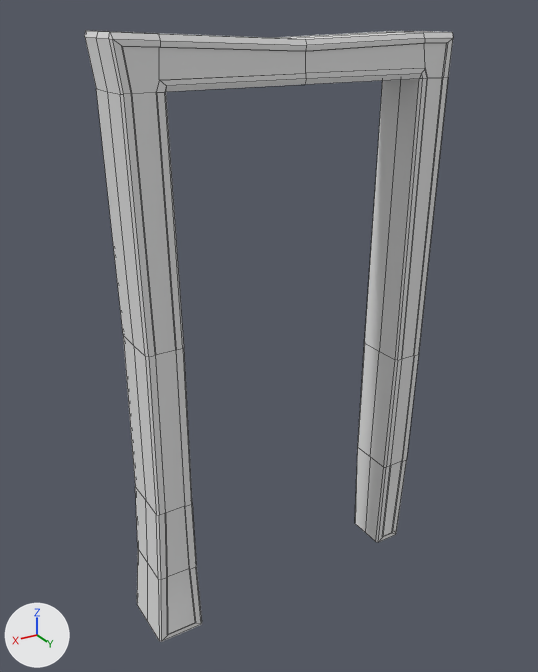
Renders of the FBX model _ART/Models/Generic/SM_DoorFrame.fbx from each side of a commit.
The view is the same before and after, from a 50 mm camera at (3.61, 5.7, 5.73) aimed at (0.14, -0.08, 2.84). The axes (+X, +Y, +Z) are drawn at lower left. The lights are the same throughout. Mesh edges are drawn as thin lines. Where no turn or scale is listed for an object, it has been applied to the vertices.

The first picture shows 'SM_DoorFrame'.
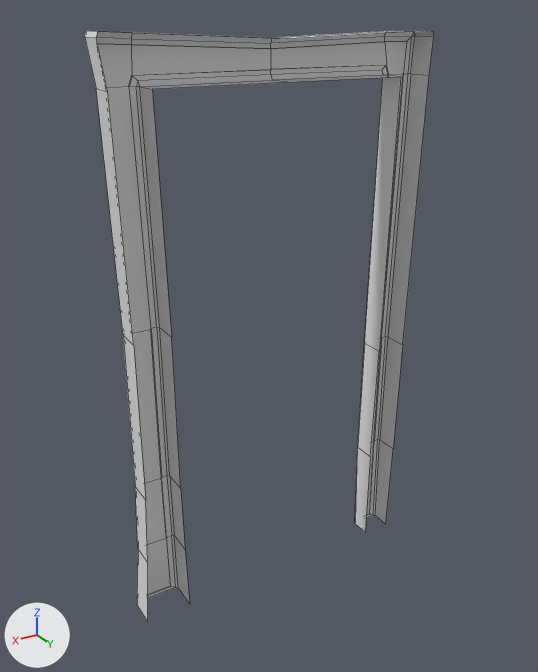
Location of each change, [x1, y1, x2, y2] in pixels of the pictures (538 x 672 px):
'SM_DoorFrame', reshaped: before [85, 31, 453, 642]; after [85, 31, 434, 622]
part 1 of me_mesh, deleted: before [96, 31, 453, 642]

Edits to the bpy script that builds the scene:
```text
Change me_mesh:
    used by ob_sm_doorframe; location = (0.12, 0.0, 3.16)
    remove me_mesh.from_pydata(...)  # 234 vertices, 226 faces; spans x -1.74..1.54, y -0.32..0.32, z -3.16..2.47
    add me_mesh.from_pydata(...)  # 130 vertices, 113 faces; spans x -1.74..1.54, y -0.32..0.0, z -3.16..2.47
    me_mesh part 1
    104 vertices are removed from x -1.74..1.54, y 0.21..0.32, z -3.16..2.47
    113 faces are deleted
```
